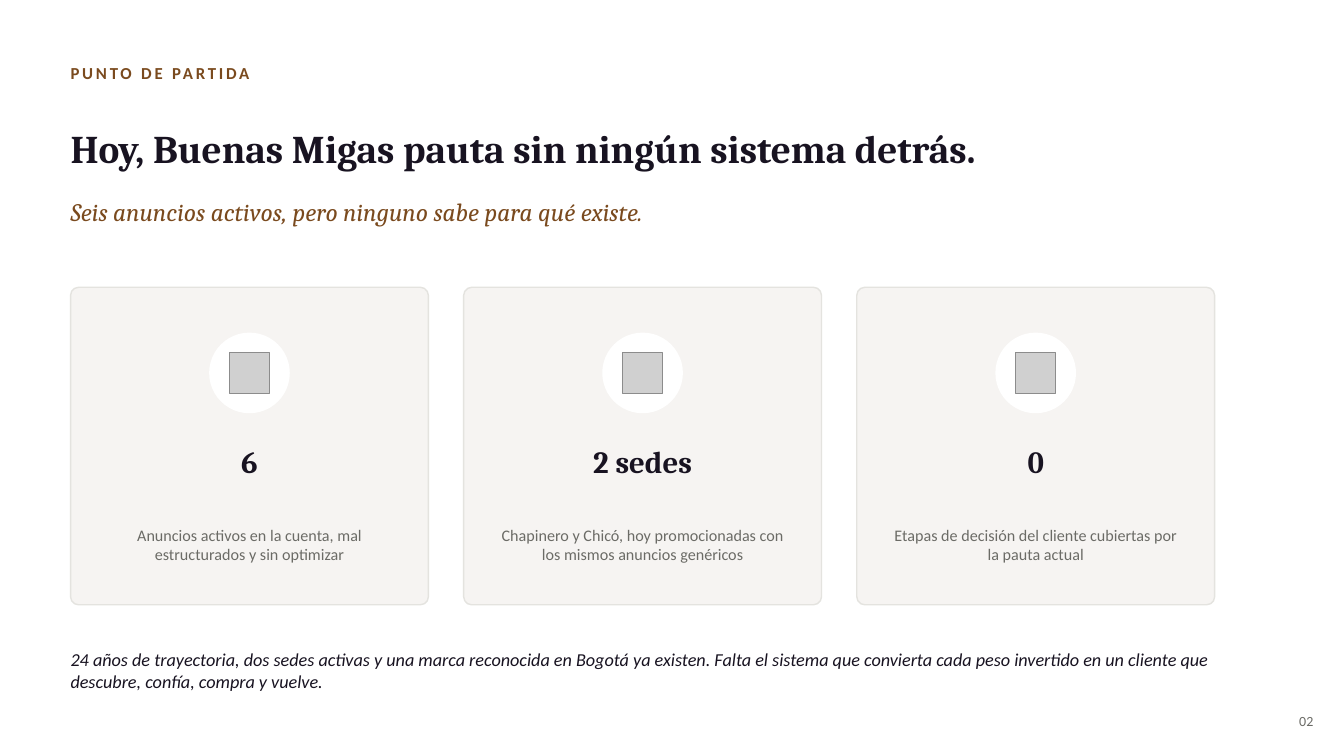
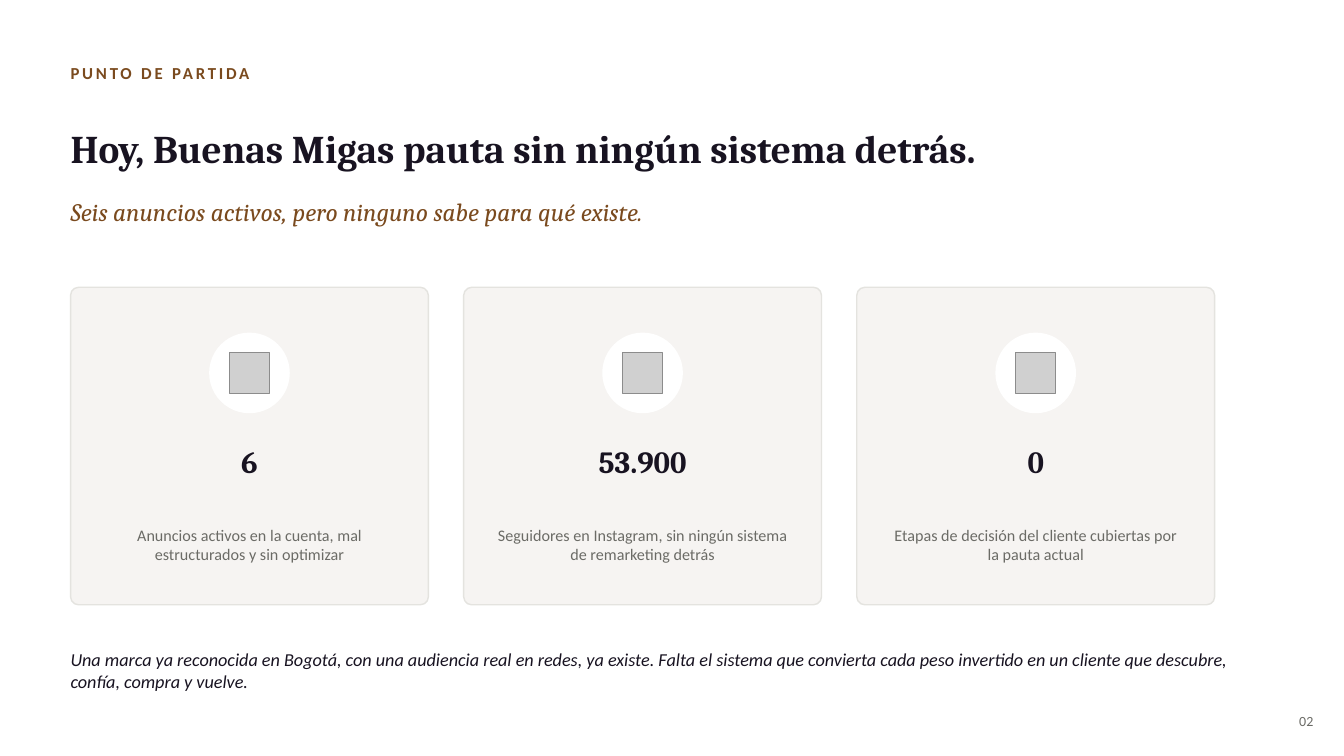
Before and after one commit to rozoerik-eng/Presentaciones-y-varios, a slide deck: slide 2 of Panadería Buenas Migas - Estrategia Meta Ads/Buenas_Migas_Meta_Ads.pptx. Drawn at 1344x756 pixels with LibreOffice and Linux fonts; fonts in the diff are those of the drawing; grey boxes stand for pictures. Boxes give left, top, right and bottom in pixels: in the first picture for what was removed or moved away, otherwise in the second. Text is boxed around its words. In the diff, an @@ line names an element or a change of style, - is before the commit and + after.

```diff
--- a/Panadería Buenas Migas - Estrategia Meta Ads/Buenas_Migas_Meta_Ads.pptx
+++ b/Panadería Buenas Migas - Estrategia Meta Ads/Buenas_Migas_Meta_Ads.pptx
@@ text at (599,452,687,474): text changed @@
-2 sedes
+53.900
@@ text at (498,530,787,563): text changed @@
-Chapinero y Chicó, hoy promocionadas con los mismos anuncios genéricos
+Seguidores en Instagram, sin ningún sistema de remarketing detrás
@@ text at (71,653,1227,691): text changed @@
-24 años de trayectoria, dos sedes activas y una marca reconocida en Bogotá ya existen. Falta el sistema que convierta cada peso invertido en un cliente que descubre, confía, compra y vuelve.
+Una marca ya reconocida en Bogotá, con una audiencia real en redes, ya existe. Falta el sistema que convierta cada peso invertido en un cliente que descubre, confía, compra y vuelve.
```
Also in this commit, not shown: 6 other slides changed.
